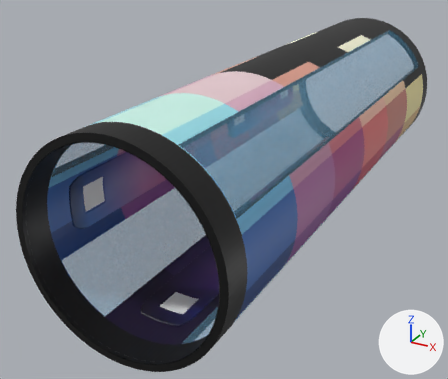
A saved change to the glTF model Art/Pipes/LD50-Pipe-01.glb.
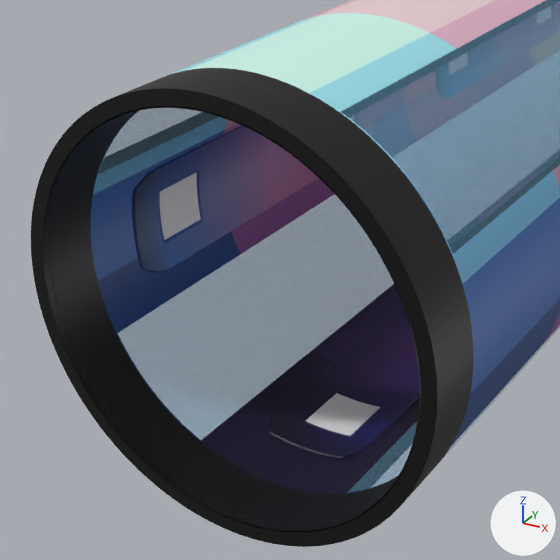
Each version appears first whole from a 50 mm lens placed at (44.0, -151.7, 53.5), pointed at (-7.5, -58.2, 6.7), and next in a close-up on the part from 0% to 65% of the width and 23% to 100% of the height. The lights are fixed; the arrows at lower right show +X, +Y and +Z. Where no turn or scale is listed for an object, it has been applied to the vertices. Vertices at the same position are counted once.

In view in the first close-up: 'Pipe-01', 'Pipe-01-Props-01'.
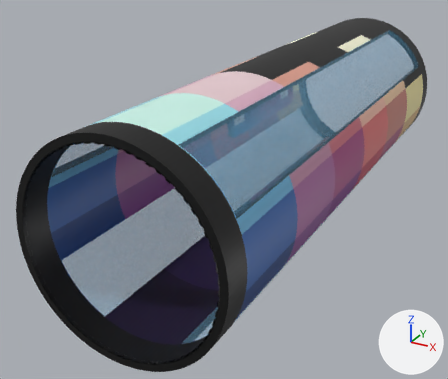
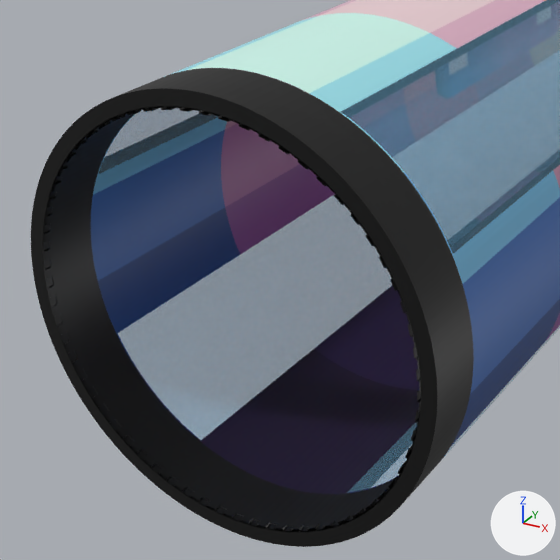
Boxes (x1, y1, x2, y2) around the edits, measured in the close-ups (560 x 560 px):
part 1 of me_cylinder_002, added (black): after (45, 106, 421, 531)
part 2 of me_cylinder_006, deleted: before (132, 107, 374, 273)
part 3 of me_cylinder_006, deleted (purple): before (270, 304, 419, 460)

The change, as a diff of the scene's bpy script:
```diff
--- a/Art/Pipes/LD50-Pipe-01.glb.py
+++ b/Art/Pipes/LD50-Pipe-01.glb.py
@@ me_cylinder_002 @@
 # used by ob_pipe_01; location = (0.0, 0.0, 0.0)
-me_cylinder_002.from_pydata(...)  # 6912 vertices, 13216 faces; spans x -16.1..16.1, y -100.0..0.0, z -1.1..31.1
+me_cylinder_002.from_pydata(...)  # 7424 vertices, 13984 faces; spans x -16.1..16.1, y -100.0..0.0, z -1.1..31.1
+# me_cylinder_002 part 1: 256 vertices added at x -14.7..14.7, y -100.0..-99.5, z 0.3..29.7
 me_cylinder_002.materials.append(mat_pipe_base)
@@ me_cylinder_006 @@
 me_cylinder_006.from_pydata(...)  # 2416 vertices, 4800 faces; spans x -15.1..15.1, y -36.3..45.7, z -15.1..15.1
 # used by ob_pipe_01_props_01; location = (0.0, -54.6, 15.0)
+# me_cylinder_006 part 2: the loose piece of 302 vertices spanning x -15.1..-14.2, y -36.3..-2.2, z -4.4..4.4 is deleted
+# me_cylinder_006 part 3: the loose piece of 302 vertices spanning x -4.4..4.4, y -36.3..-2.2, z -15.1..-14.2 is deleted
 me_cylinder_006.materials.append(mat_props_01_base)
```
